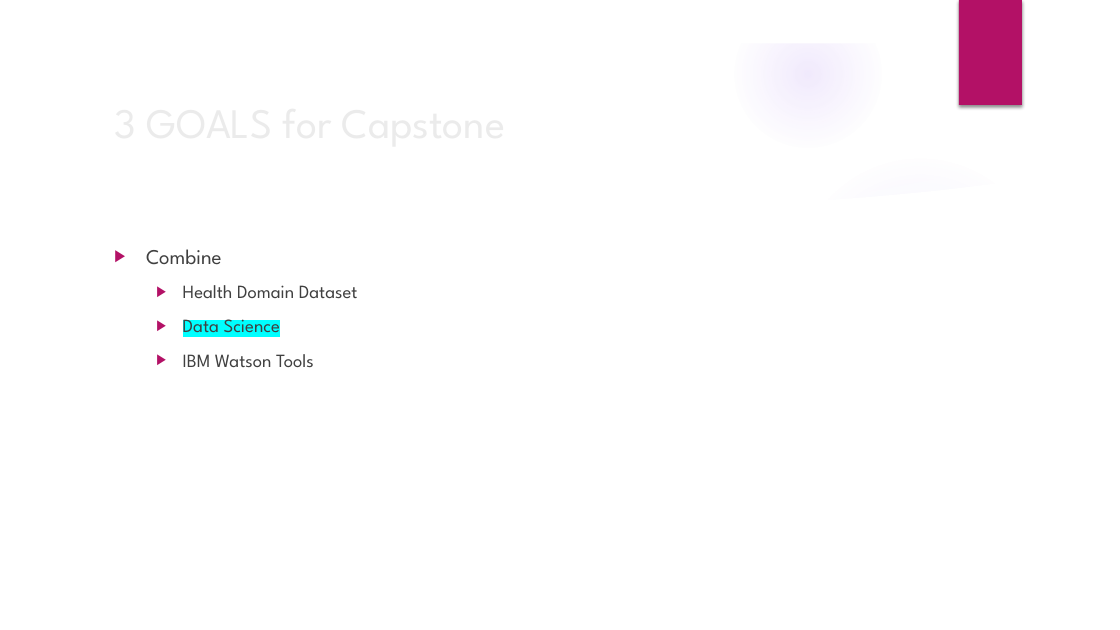
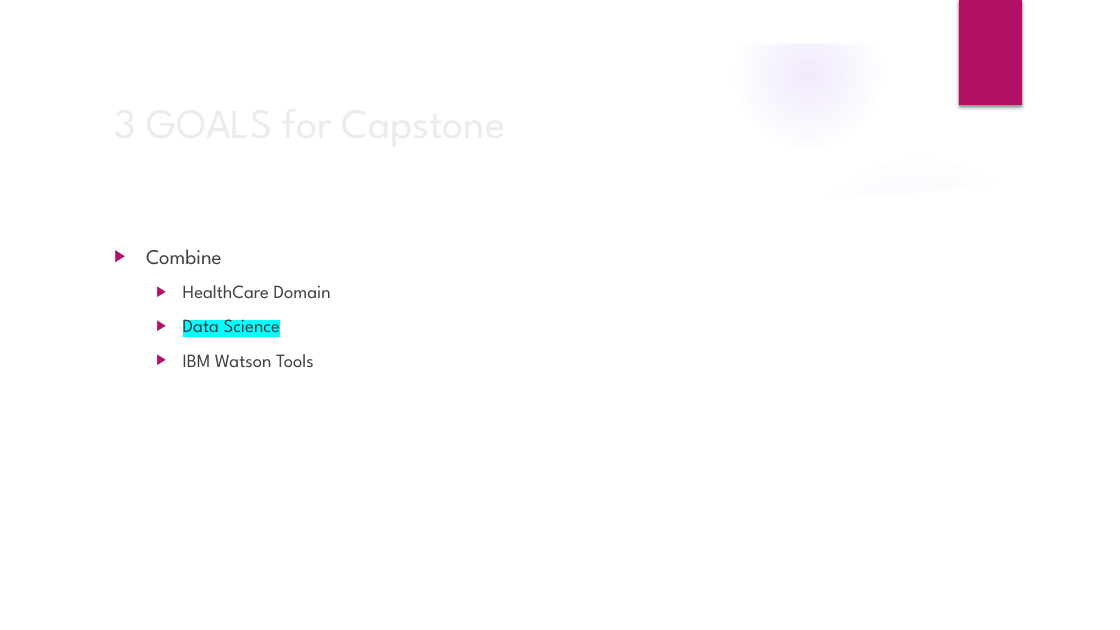
Before and after one commit to GregSimpson/SupportVectorMachine-CancerClassification, a slide deck: slide 6 of docs/gsimpson-CapstonePresentation.pptx. Drawn at 1120x630 pixels with LibreOffice and Linux fonts; fonts in the diff are those of the drawing; background and template pictures are left out. Boxes give left, top, right and bottom in pixels: in the first picture for what was removed or moved away, otherwise in the second. Text is boxed around its words. In the diff, an @@ line names an element or a change of style, - is before the commit and + after.

```diff
--- a/docs/gsimpson-CapstonePresentation.pptx
+++ b/docs/gsimpson-CapstonePresentation.pptx
@@ text at (x1=183, y1=285, x2=331, y2=298): text changed @@
-  ▶ Health Domain Dataset
+  ▶ HealthCare Domain
```
Also in this commit, not shown: 4 other slides changed, 3 slides added, 7 other files.
